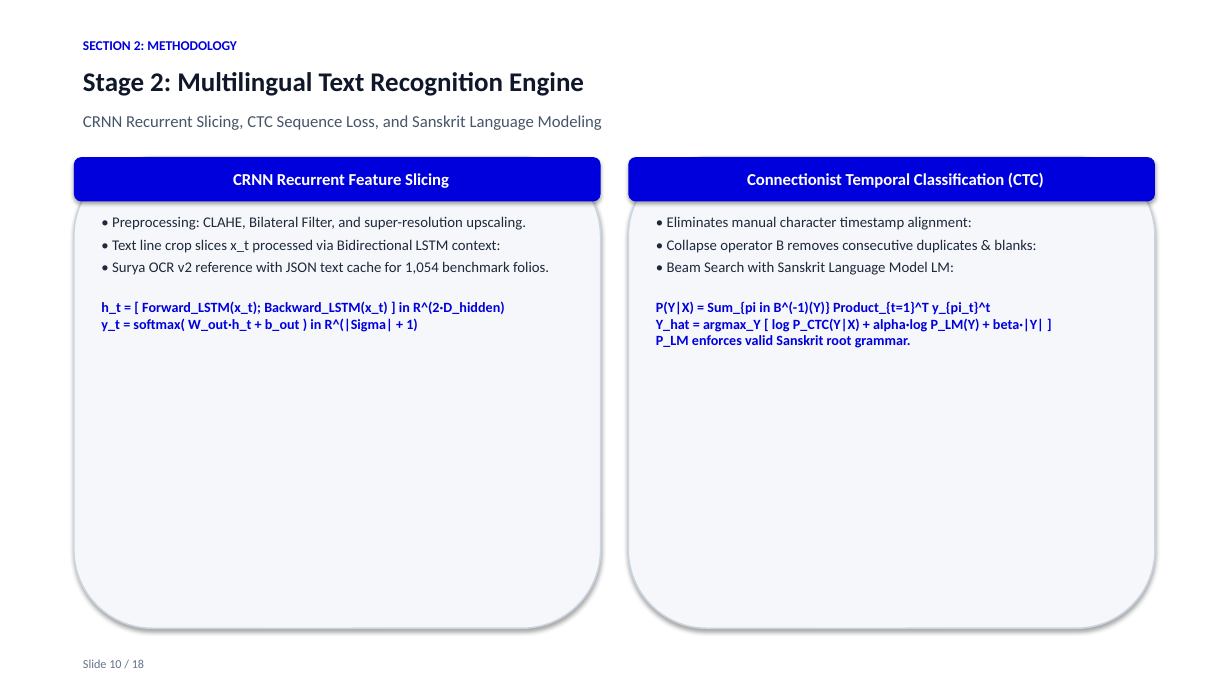
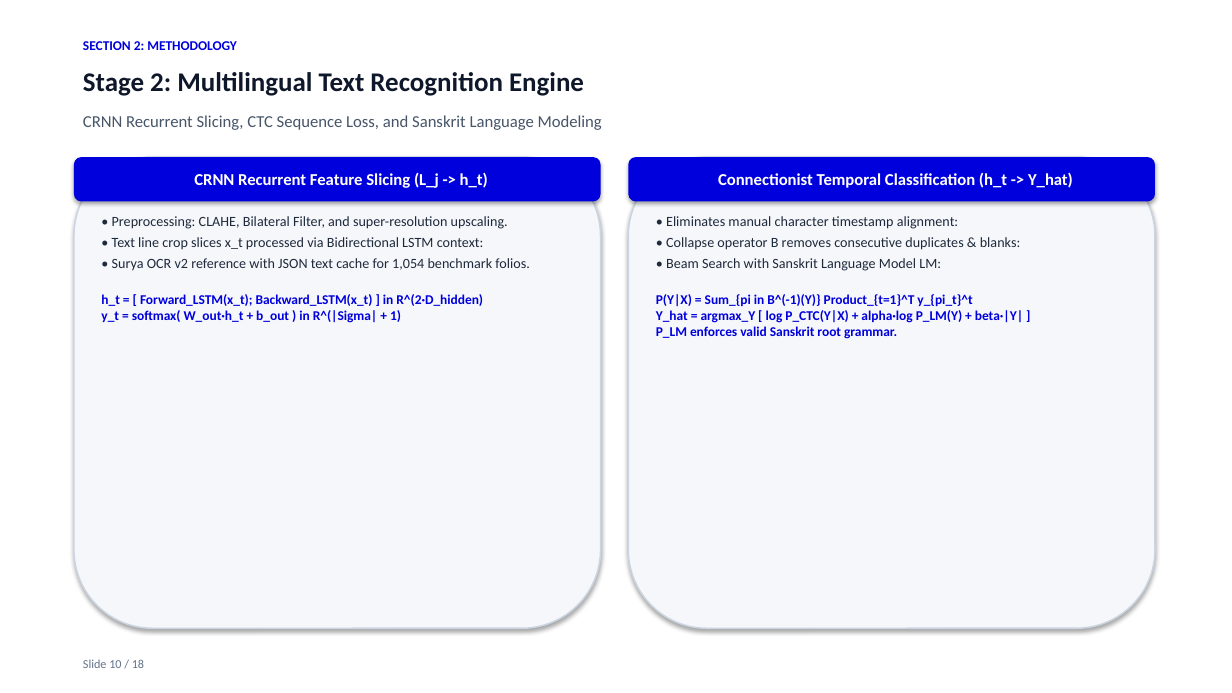
Before and after one commit to Dakshankarthic/Indic, a slide deck: slide 10 of docs/Archival_Manuscript_Layout_Analysis_Presentation.pptx. Drawn at 1232x693 pixels with LibreOffice and Linux fonts; fonts in the diff are those of the drawing. Boxes give left, top, right and bottom in pixels: in the first picture for what was removed or moved away, otherwise in the second. Text is boxed around its words. In the diff, an @@ line names an element or a change of style, - is before the commit and + after.

Commit message:
docs: add Shirorekha challenge visual diagram, expand nnUNet equations, and enforce unbroken mathematical continuity

```diff
--- a/docs/Archival_Manuscript_Layout_Analysis_Presentation.pptx
+++ b/docs/Archival_Manuscript_Layout_Analysis_Presentation.pptx
@@ text in rounded rectangle at box(194, 172, 488, 188): text changed @@
-CRNN Recurrent Feature Slicing
+CRNN Recurrent Feature Slicing (L_j -> h_t)
@@ text in rounded rectangle at box(718, 172, 1073, 188): text changed @@
-Connectionist Temporal Classification (CTC)
+Connectionist Temporal Classification (h_t -> Y_hat)
@@ text "• Preprocessing: CLAHE, Bilateral Filter, ..." at box(101, 216, 530, 323): size 11.5 to 11 pt in "• Preprocessing: CLAHE, Bilateral Filter, and super-resoluti ...", "• Text line crop slices x_t processed ...", "• Surya OCR v2 reference with JSON ..."; size 11 to 10.5 pt in "h_t = [ Forward_LSTM(x_t); Backward_LSTM(x_t) ] in ..."; less space between paragraphs @@
@@ text "• Eliminates manual character timestamp ..." at box(656, 216, 1023, 339): size 11.5 to 11 pt in "• Eliminates manual character timestamp alignment:", "• Collapse operator B removes consecutive duplicates ...", "• Beam Search with Sanskrit Language Model ..."; size 11 to 10.5 pt in "P(Y|X) = Sum_{pi in B^(-1)(Y)} Product_{t=1}^T y_{pi_t}^t ..."; less space between paragraphs @@
```
Also in this commit, not shown: 14 other slides changed, 1 slide added, 1 slide removed, 12 other files.
